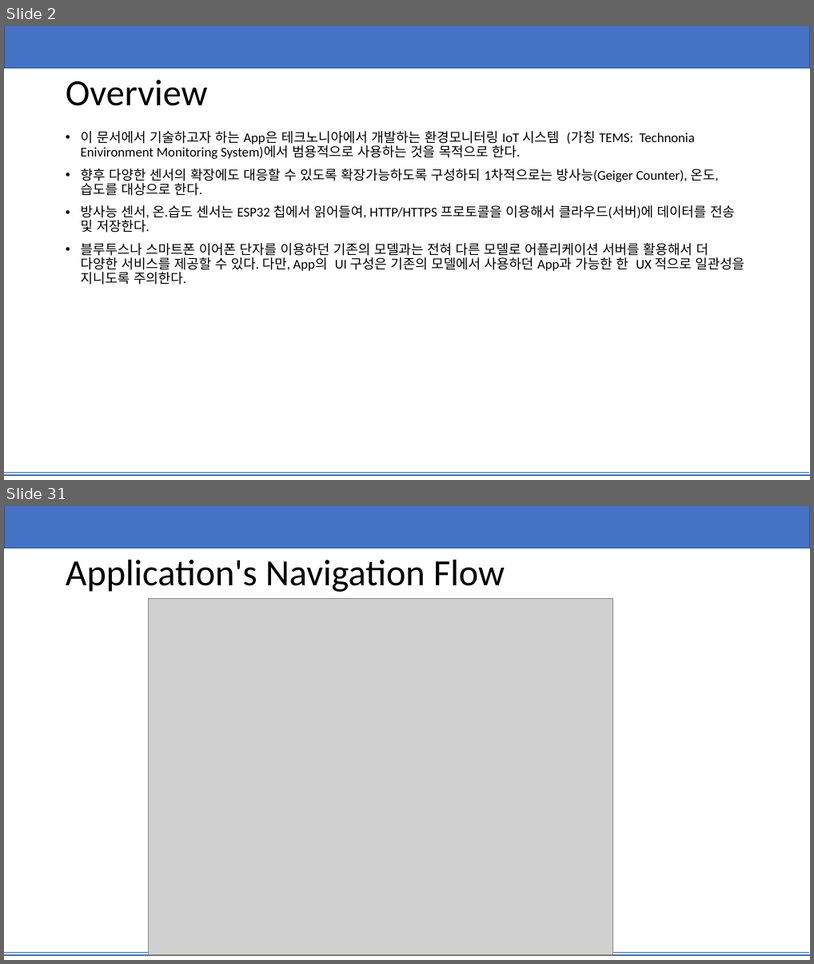
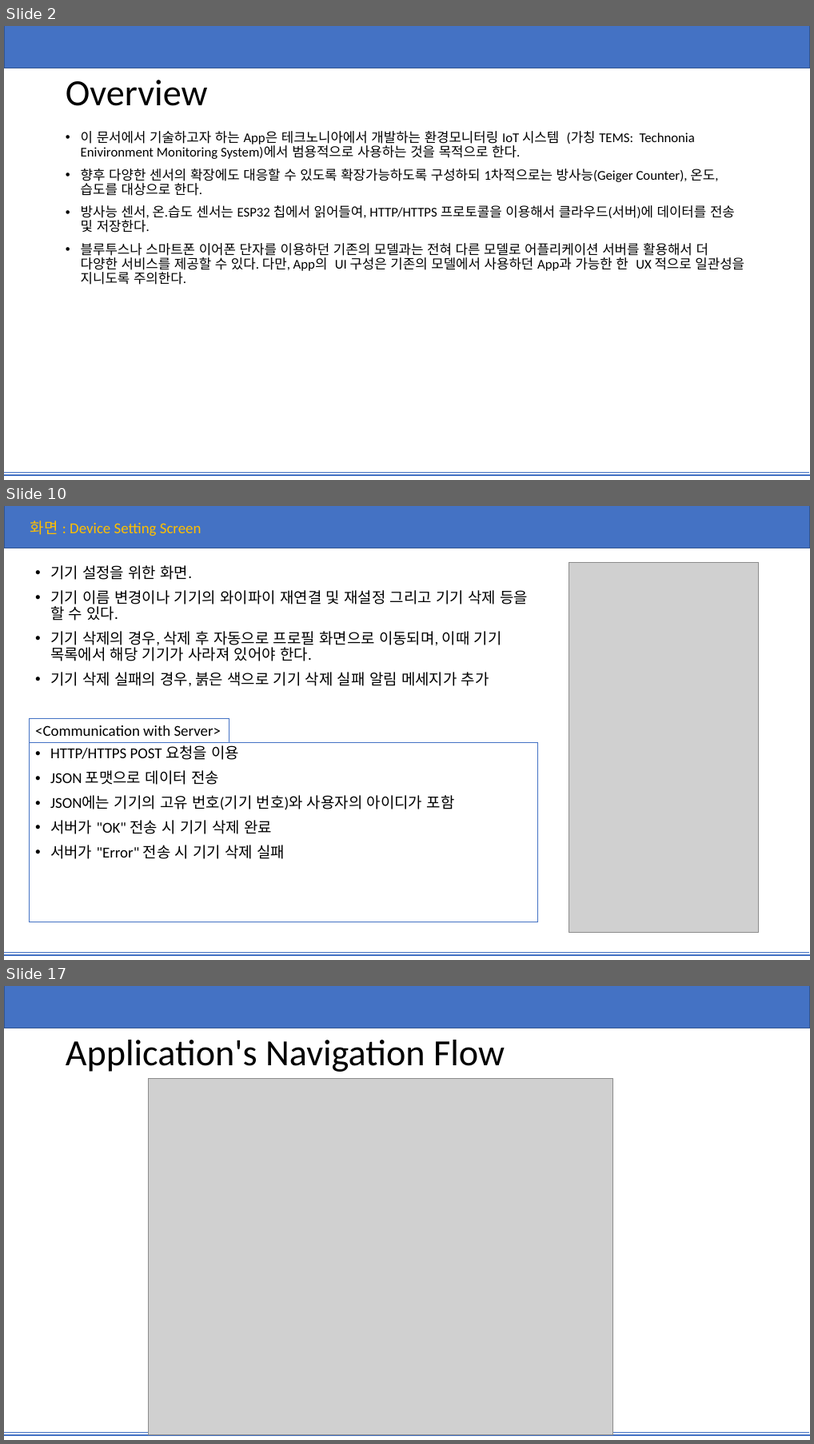
Before and after one commit to yjin910/Technonia_i_app, a slide deck: TEMS.pptx. Shown one above the other, each under a label of ours: slides 2 and 31 before the commit, slides 2, 10 and 17 after it; the slides between them are not shown. The pictures are 814x964 and 814x1444 pixels, drawn with LibreOffice and Linux fonts; fonts in the diff are those of the drawing; grey boxes stand for pictures. Boxes give left, top, right and bottom in pixels: in the first picture for what was removed or moved away, otherwise in the second. Text is boxed around its words. In the diff, an @@ line names an element or a change of style, - is before the commit and + after.

```diff
--- a/TEMS.pptx
+++ b/TEMS.pptx
@@ slide 10 added at box(4, 506, 810, 960), background #FFFFFF; not listed: 3 template elements that a slide beside it also shows @@
@@ text added at box(30, 520, 202, 536), 18 pt, text #FFC000 @@
+화면 : Device Setting Screen
@@ text added at box(50, 565, 528, 686), 18 pt, text #000000 @@
+• 기기 설정을 위한 화면.
+• 기기 이름 변경이나 기기의 와이파이 재연결 및 재설정 그리고 기기 삭제 등을 할 수 있다.
+• 기기 삭제의 경우, 삭제 후 자동으로 프로필 화면으로 이동되며, 이때 기기 목록에서 해당 기기가 사라져 있어야 한다.
+• 기기 삭제 실패의 경우, 붉은 색으로 기기 삭제 실패 알림 메세지가 추가
@@ picture added at box(569, 562, 759, 932) @@
@@ rectangle added at box(30, 718, 230, 743), outline #4472C4 0.75 pt, 18 pt, text #000000 @@
+<Communication with Server>
@@ rectangle added at box(30, 743, 538, 922), outline #4472C4 0.75 pt, 18 pt, text #000000 @@
+• HTTP/HTTPS POST 요청을 이용
+• JSON 포맷으로 데이터 전송
+• JSON에는 기기의 고유 번호(기기 번호)와 사용자의 아이디가 포함
+• 서버가 "OK" 전송 시 기기 삭제 완료
+• 서버가 "Error" 전송 시 기기 삭제 실패
@@ what was slide 31 is now slide 17 @@
```
Also in this commit, not shown: 8 slides changed, 5 other slides added, 28 slides removed, 5 other files.
